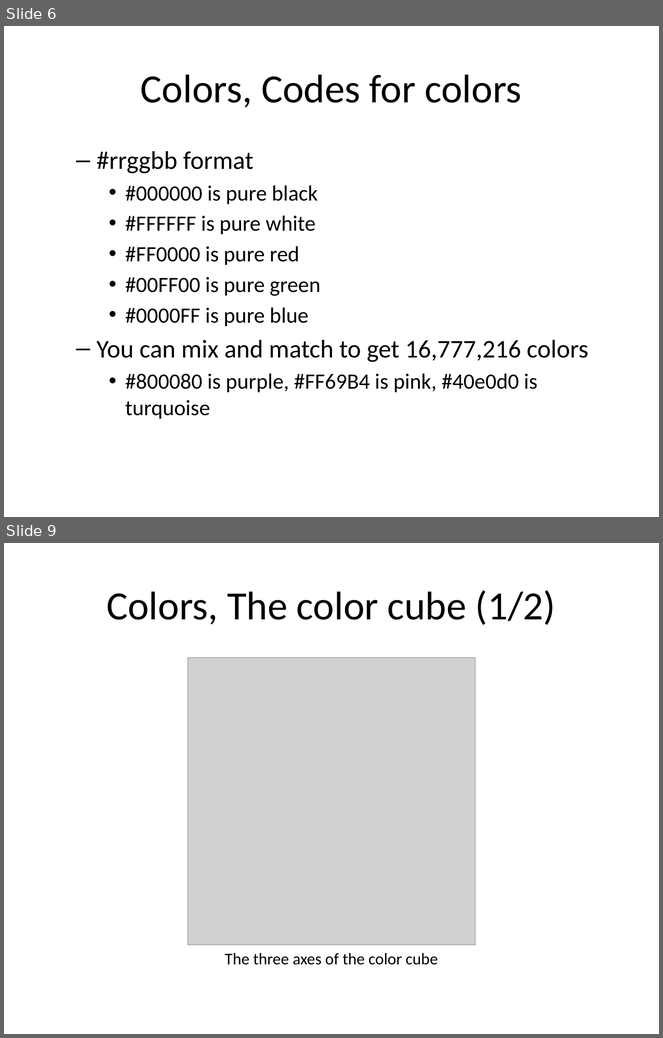
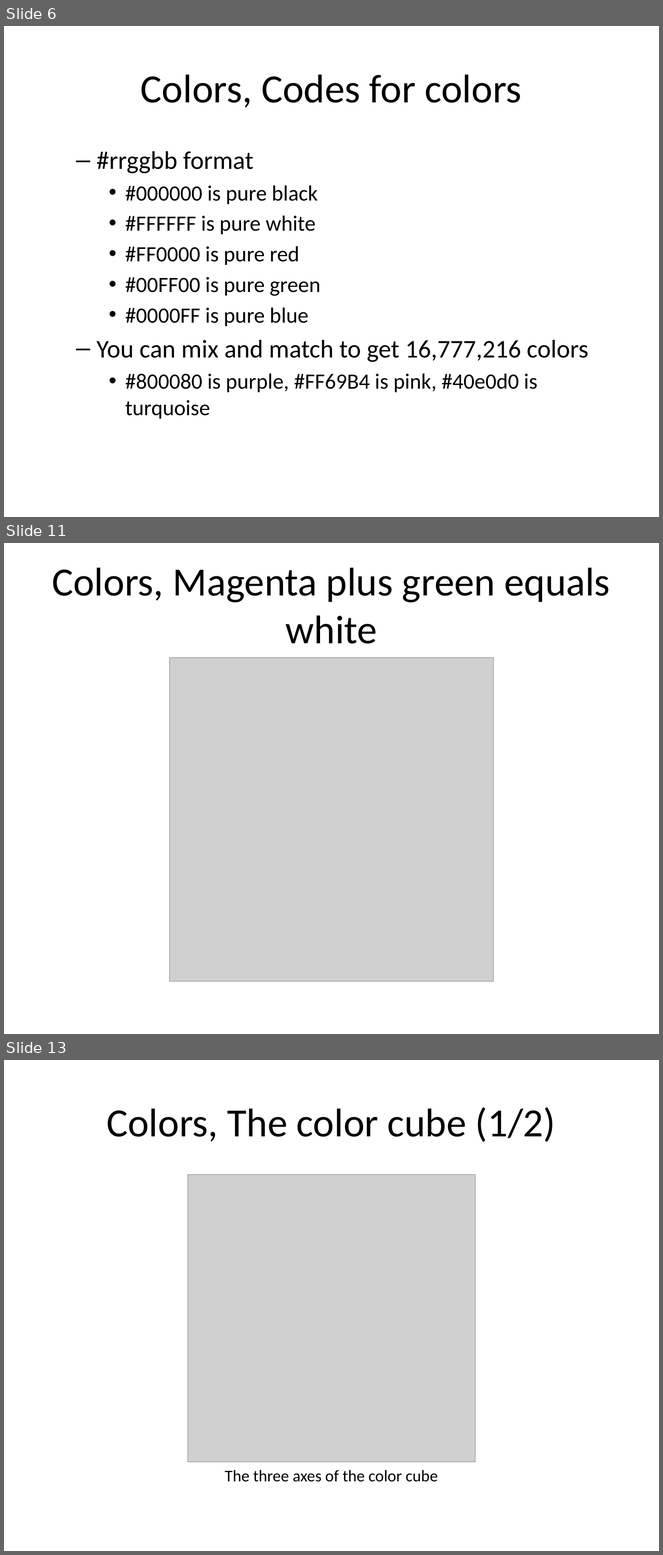
Before and after one commit to pmean/data-visualization, a slide deck: data-viz-02/component/tutorial-colors.pptx. Shown one above the other, each under a label of ours: slides 6 and 9 before the commit, slides 6, 11 and 13 after it; the slides between them are not shown. The pictures are 663x1038 and 663x1555 pixels, drawn with LibreOffice and Linux fonts; fonts in the diff are those of the drawing; grey boxes stand for pictures. Boxes give left, top, right and bottom in pixels: in the first picture for what was removed or moved away, otherwise in the second. Text is boxed around its words. In the diff, an @@ line names an element or a change of style, - is before the commit and + after.

```diff
--- a/data-viz-02/component/tutorial-colors.pptx
+++ b/data-viz-02/component/tutorial-colors.pptx
@@ slide 11 added at box(4, 543, 659, 1034), background #FFFFFF @@
@@ title added at box(52, 567, 610, 644), 44 pt, text #000000 @@
+Colors, Magenta plus green equals white
@@ picture added at box(170, 657, 493, 981) @@
@@ what was slide 9 is now slide 13 @@
```
Also in this commit, not shown: 2 slides changed, 3 other slides added, 15 other files.
